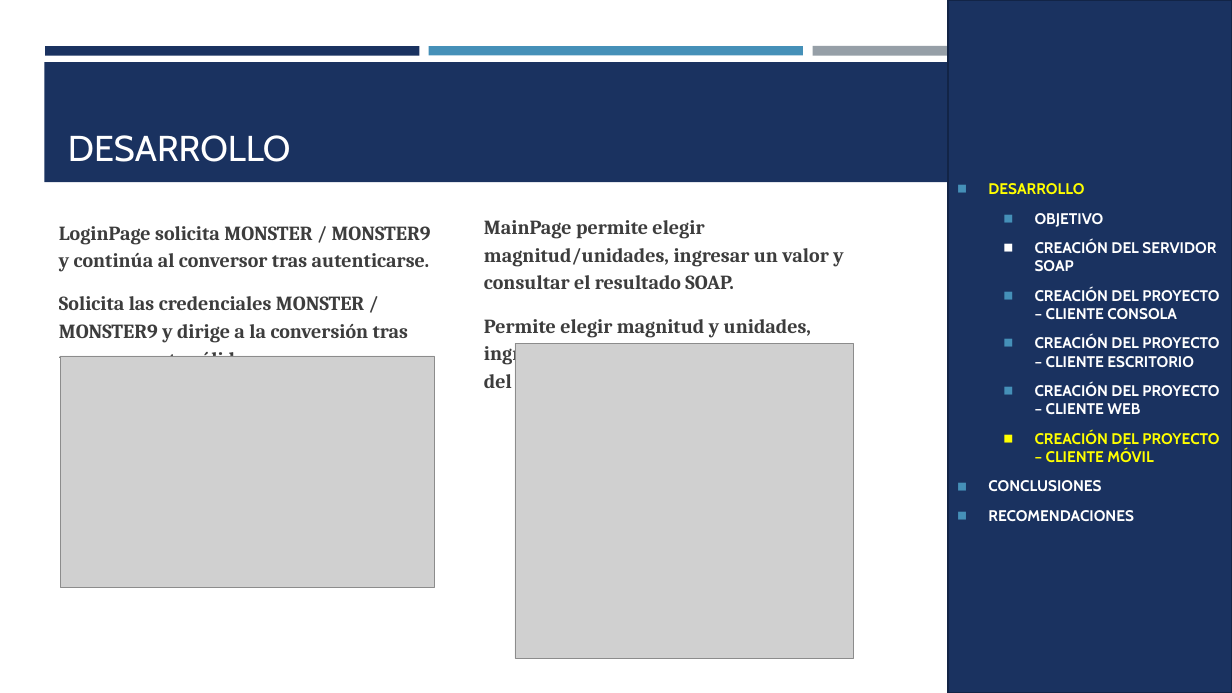
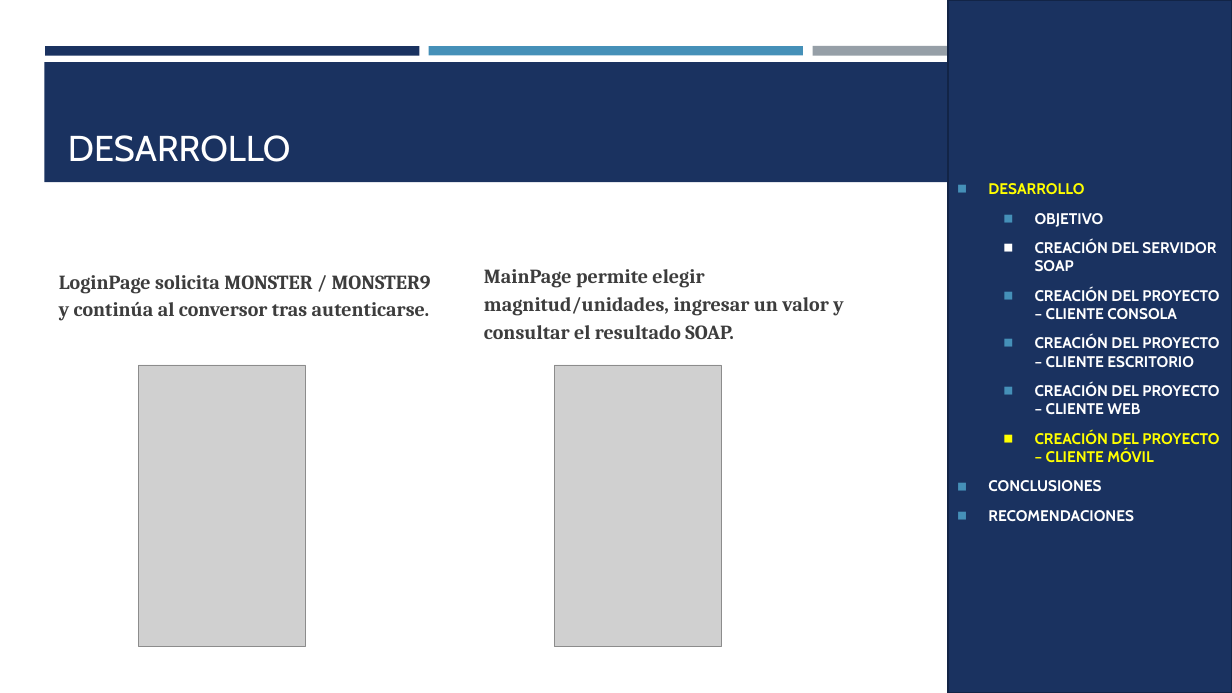
Before and after one commit to JulioViche/u1-sw-arch, a slide deck: slide 27 of TI.1.2. PAO202651_SOAP_DOTNET_SINBDD_NRC36884_GR09/05. DOCUMENTACION/CONVUNI_SOAP_DOTNET_GR09.pptx. Drawn at 1232x693 pixels with LibreOffice and Linux fonts; fonts in the diff are those of the drawing; grey boxes stand for pictures. Boxes give left, top, right and bottom in pixels: in the first picture for what was removed or moved away, otherwise in the second. Text is boxed around its words. In the diff, an @@ line names an element or a change of style, - is before the commit and + after.

```diff
--- a/TI.1.2. PAO202651_SOAP_DOTNET_SINBDD_NRC36884_GR09/05. DOCUMENTACION/CONVUNI_SOAP_DOTNET_GR09.pptx
+++ b/TI.1.2. PAO202651_SOAP_DOTNET_SINBDD_NRC36884_GR09/05. DOCUMENTACION/CONVUNI_SOAP_DOTNET_GR09.pptx
@@ text at bbox=[59, 296, 408, 371]: paragraph removed @@
-Solicita las credenciales MONSTER / MONSTER9 y dirige a la conversión tras una respuesta válida.
@@ text at bbox=[484, 319, 848, 388]: paragraph removed @@
-Permite elegir magnitud y unidades, ingresar el valor y consultar el resultado del servicio.
@@ picture: place and size @@
-picture at bbox=[60, 356, 434, 587]
+picture at bbox=[139, 365, 306, 647]
@@ picture: place and size @@
-picture at bbox=[515, 343, 853, 658]
+picture at bbox=[555, 365, 722, 647]
```
Also in this commit, not shown: 4 other slides changed, 6 other files.
